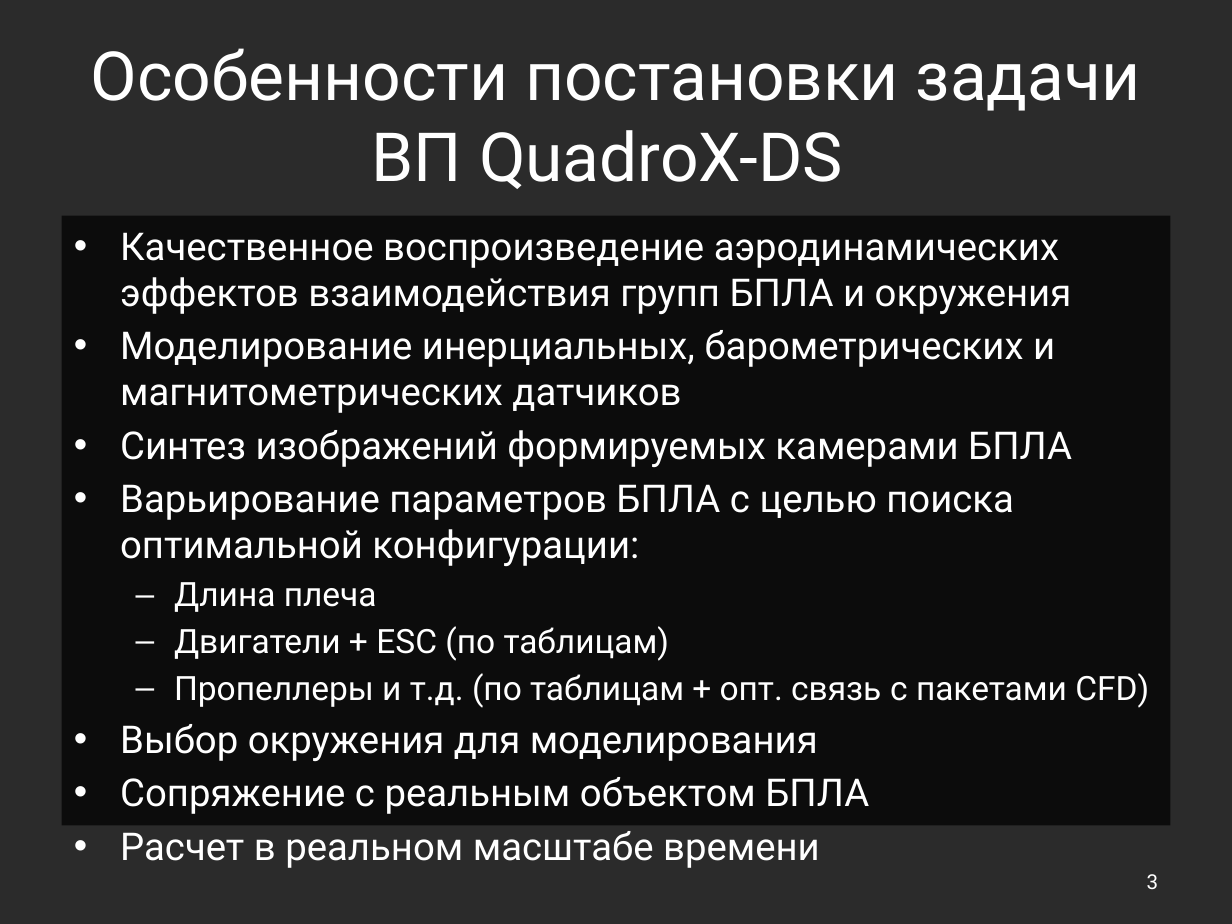
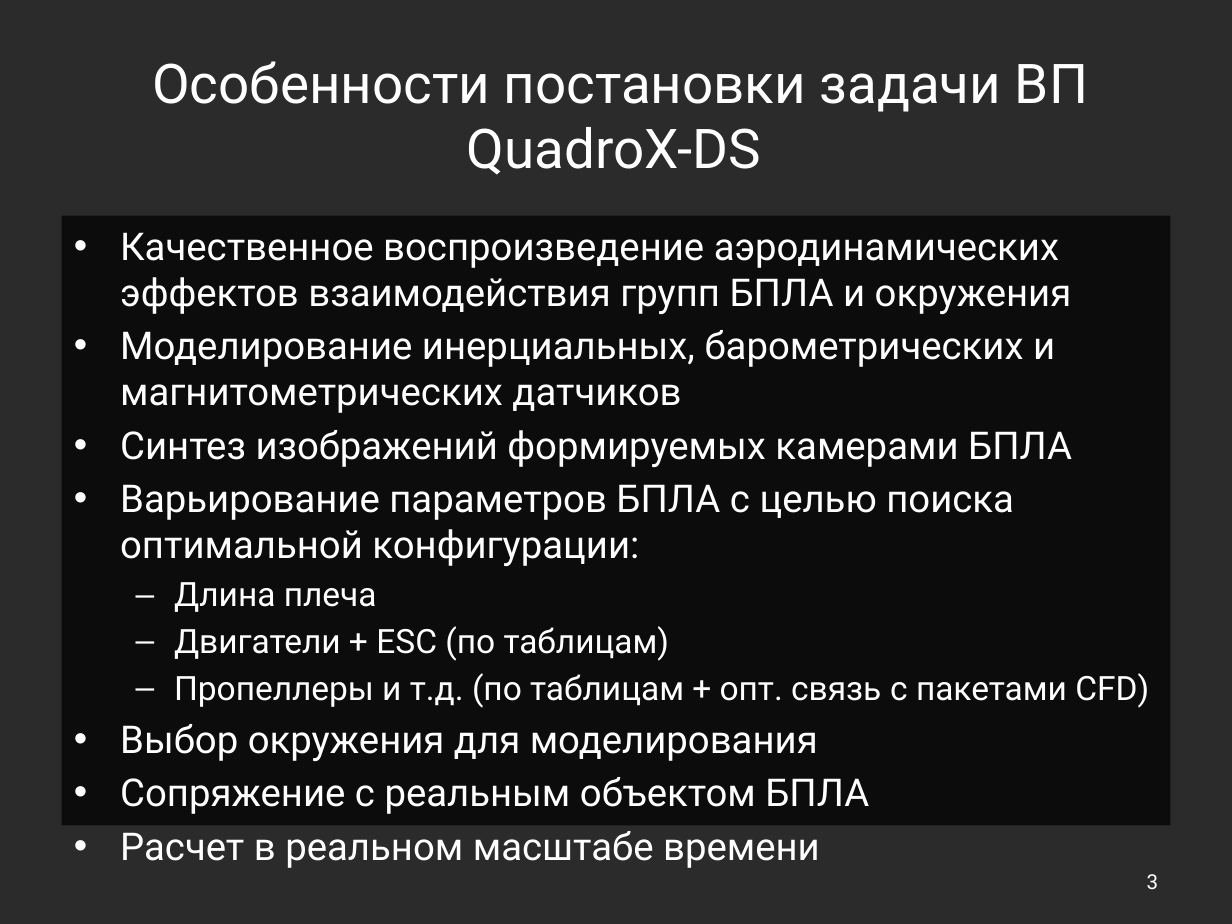
Before and after one commit to yaceq/quadro-xds, a slide deck: slide 3 of Docs/Medias2012.pptx. Drawn at 1232x924 pixels with LibreOffice and Linux fonts; fonts in the diff are those of the drawing; background and template pictures are left out; a plain dark background stands for a picture behind light text. Boxes give left, top, right and bottom in pixels: in the first picture for what was removed or moved away, otherwise in the second. Text is boxed around its words. In the diff, an @@ line names an element or a change of style, - is before the commit and + after.

```diff
--- a/Docs/Medias2012.pptx
+++ b/Docs/Medias2012.pptx
@@ title "Особенности постановки задачи ВП QuadroX-DS" moved from (x1=90, y1=48, x2=1141, y2=189) to (x1=152, y1=61, x2=1088, y2=175) @@
@@ title "Особенности постановки задачи ВП QuadroX-DS" at (x1=152, y1=61, x2=1088, y2=175): size 39.6 to 32 pt @@
```
Also in this commit, not shown: 4 other slides changed, 2 other files.
